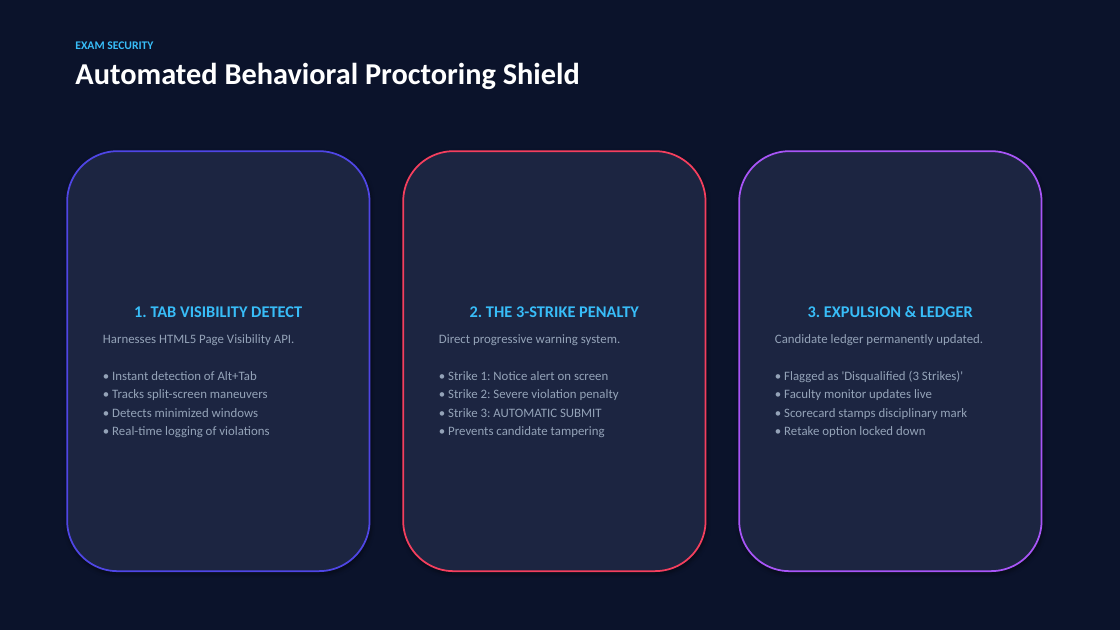
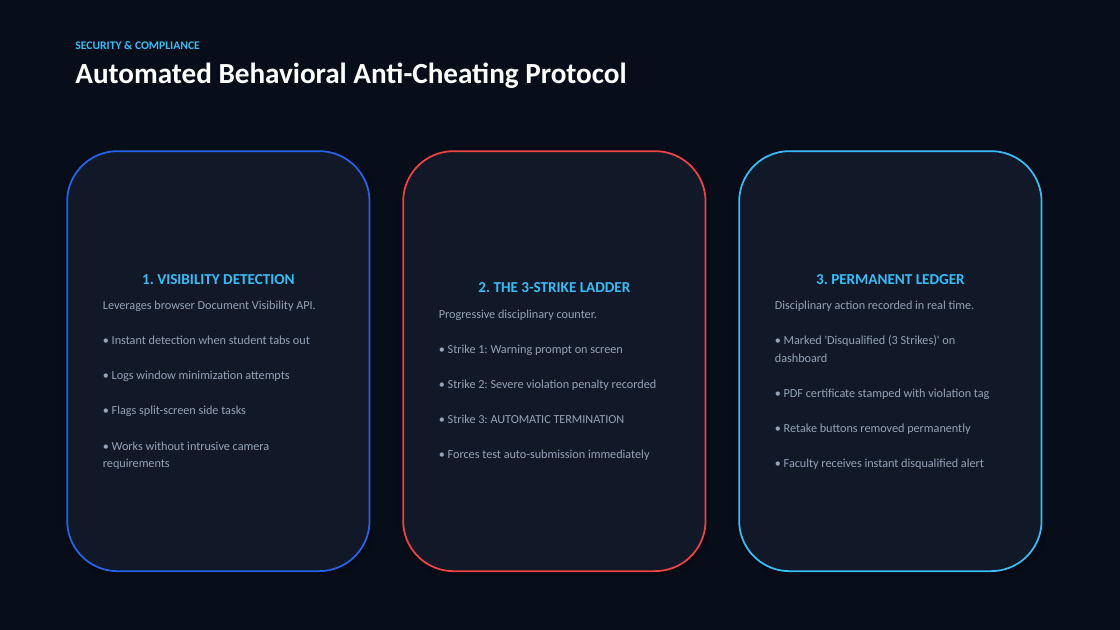
Before and after one commit to aman-vrma/The-Big-Classes, a slide deck: slide 6 of The_Big_Classes_Presentation.pptx (slide 7 before the commit). Drawn at 1120x630 pixels with LibreOffice and Linux fonts; fonts in the diff are those of the drawing. Boxes give left, top, right and bottom in pixels: in the first picture for what was removed or moved away, otherwise in the second. Text is boxed around its words. In the diff, an @@ line names an element or a change of style, - is before the commit and + after.

```diff
--- a/The_Big_Classes_Presentation.pptx
+++ b/The_Big_Classes_Presentation.pptx
@@ rectangle at box(0, 0, 1120, 630): fill #0B132B to #080D1A @@
@@ text at box(75, 41, 626, 88): text changed; size 26 to 25 pt @@
-EXAM SECURITY
-Automated Behavioral Proctoring Shield
+SECURITY & COMPLIANCE
+Automated Behavioral Anti-Cheating Protocol
@@ rounded rectangle "1. VISIBILITY DETECTION" at box(67, 151, 370, 571): fill #1C2541 to #111827; outline #4F46E5 1.5 pt to #2563EB 1.5 pt @@
@@ rounded rectangle "2. THE 3-STRIKE LADDER" at box(403, 151, 706, 571): fill #1C2541 to #111827; outline #F43F5E 1.5 pt to #EF4444 1.5 pt @@
@@ rounded rectangle "3. PERMANENT LEDGER" at box(739, 151, 1042, 571): fill #1C2541 to #111827; outline #A855F7 1.5 pt to #38BDF8 1.5 pt @@
@@ text in rounded rectangle at box(103, 274, 316, 469): text changed; size 11 to 10.5 pt @@
-1. TAB VISIBILITY DETECT
-Harnesses HTML5 Page Visibility API.
-• Instant detection of Alt+Tab
-• Tracks split-screen maneuvers
-• Detects minimized windows
-• Real-time logging of violations
+1. VISIBILITY DETECTION
+Leverages browser Document Visibility API.
+• Instant detection when student tabs out
+• Logs window minimization attempts
+• Flags split-screen side tasks
+• Works without intrusive camera requirements
@@ text in rounded rectangle at box(439, 282, 657, 460): text changed; size 11 to 10.5 pt @@
-2. THE 3-STRIKE PENALTY
-Direct progressive warning system.
-• Strike 1: Notice alert on screen
-• Strike 2: Severe violation penalty
-• Strike 3: AUTOMATIC SUBMIT
-• Prevents candidate tampering
+2. THE 3-STRIKE LADDER
+Progressive disciplinary counter.
+• Strike 1: Warning prompt on screen
+• Strike 2: Severe violation penalty recorded
+• Strike 3: AUTOMATIC TERMINATION
+• Forces test auto-submission immediately
@@ text in rounded rectangle at box(775, 274, 990, 469): text changed; size 11 to 10.5 pt @@
-3. EXPULSION & LEDGER
-Candidate ledger permanently updated.
-• Flagged as 'Disqualified (3 Strikes)'
-• Faculty monitor updates live
-• Scorecard stamps disciplinary mark
-• Retake option locked down
+3. PERMANENT LEDGER
+Disciplinary action recorded in real time.
+• Marked 'Disqualified (3 Strikes)' on dashboard
+• PDF certificate stamped with violation tag
+• Retake buttons removed permanently
+• Faculty receives instant disqualified alert
```
Also in this commit, not shown: 4 other slides changed, 2 slides added, 3 slides removed, 11 other files.
